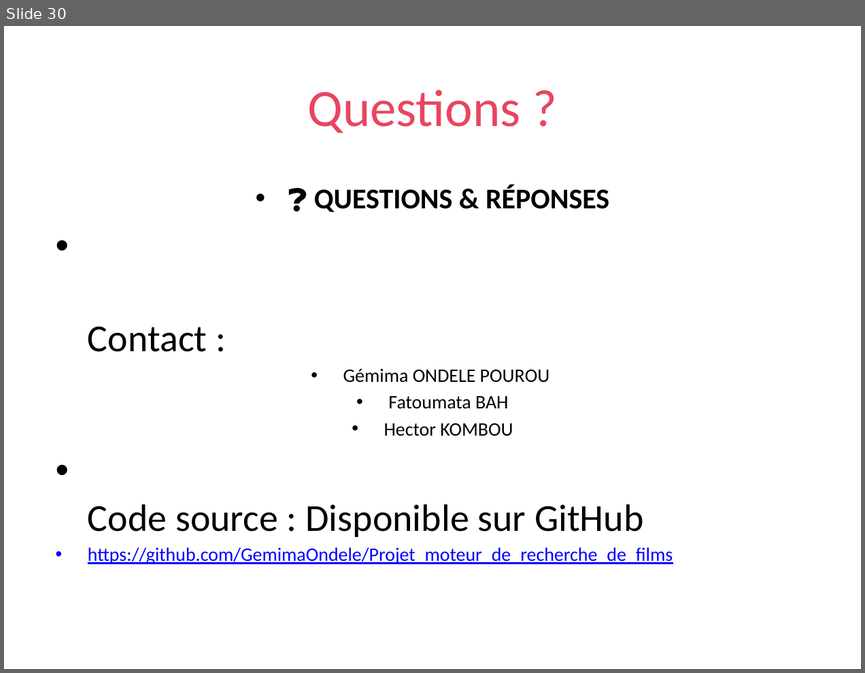
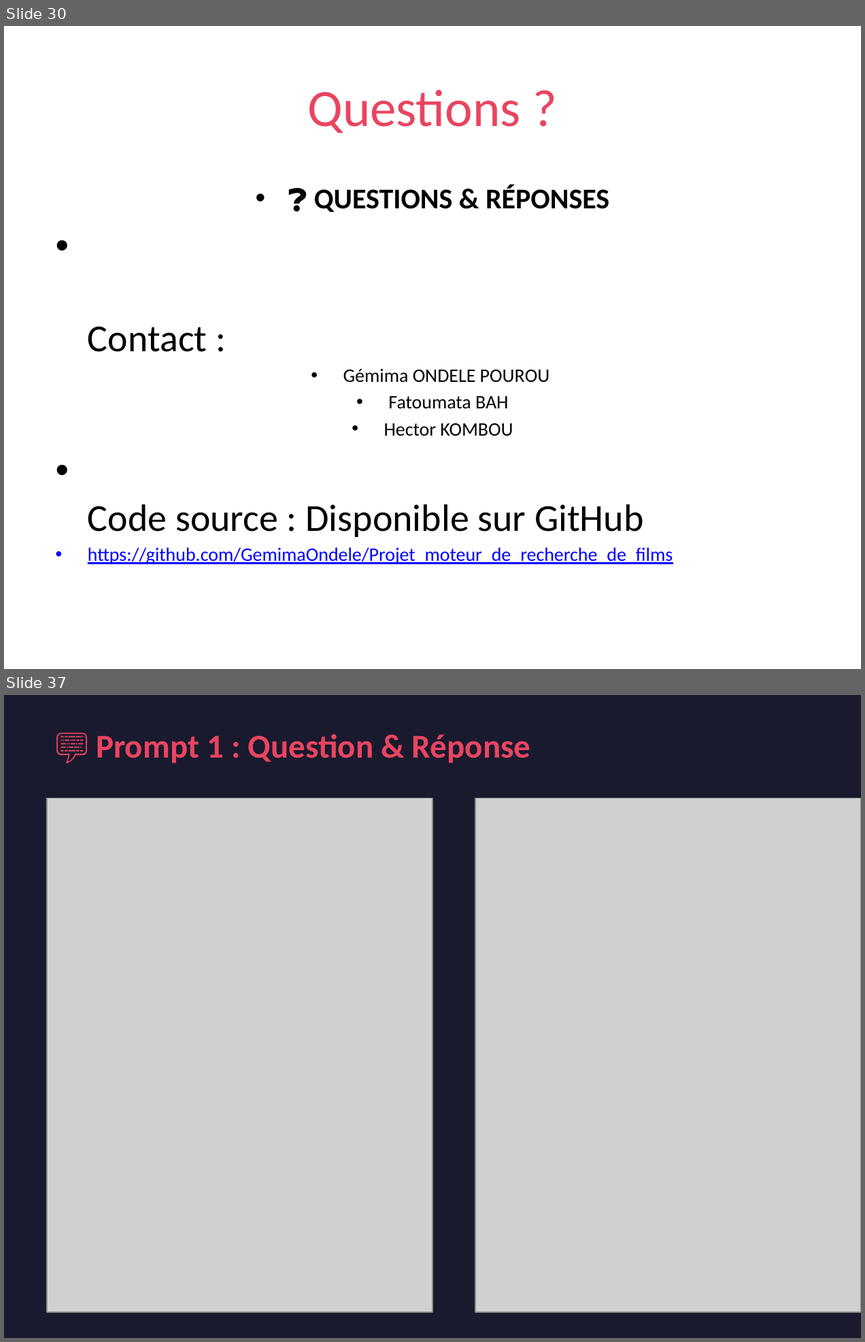
Before and after one commit to GemimaOndele/Projet_moteur_de_recherche_de_films, a slide deck: MovieMood_Presentation.pptx. Shown one above the other, each under a label of ours: slide 30 before the commit, slides 30 and 37 after it; the slides between them are not shown. The pictures are 865x673 and 865x1342 pixels, drawn with LibreOffice and Linux fonts; fonts in the diff are those of the drawing; grey boxes stand for pictures. Boxes give left, top, right and bottom in pixels: in the first picture for what was removed or moved away, otherwise in the second. Text is boxed around its words. In the diff, an @@ line names an element or a change of style, - is before the commit and + after.

```diff
--- a/MovieMood_Presentation.pptx
+++ b/MovieMood_Presentation.pptx
@@ slide 37 added at <box>4,695,861,1338</box>, background #1A1A2E @@
@@ text added at <box>96,734,531,763</box>, 28 pt, text #E94560, bold @@
+💬 Prompt 1 : Question & Réponse
@@ picture added at <box>47,798,432,1312</box> @@
@@ picture added at <box>475,798,861,1312</box> @@
```
Also in this commit, not shown: 1 slide changed, 11 other slides added, 10 other files.
